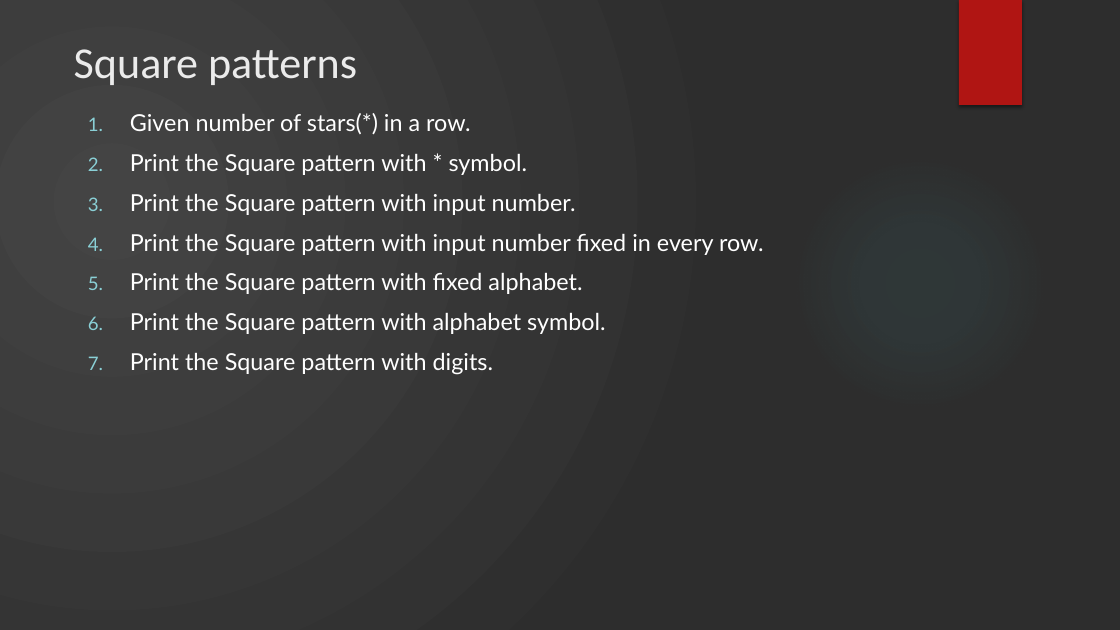
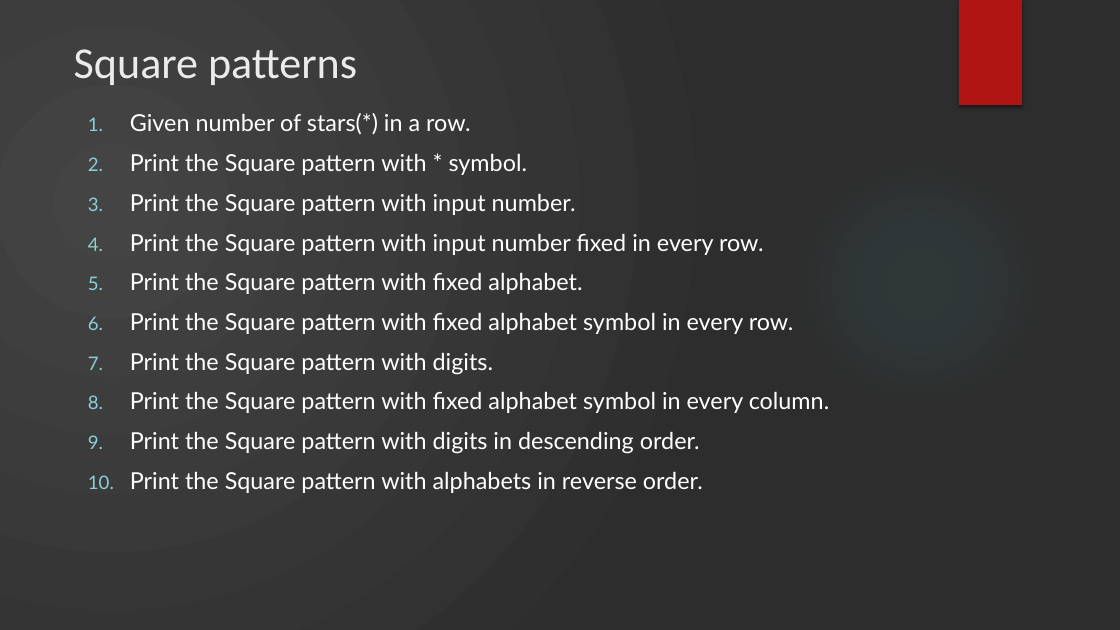
Before and after one commit to BhaskarBerry/PatternsUsingPython, a slide deck: slide 2 of Resources/Python patterns.pptx. Drawn at 1120x630 pixels with LibreOffice and Linux fonts; fonts in the diff are those of the drawing; background and template pictures are left out. Boxes give left, top, right and bottom in pixels: in the first picture for what was removed or moved away, otherwise in the second. Text is boxed around its words. In the diff, an @@ line names an element or a change of style, - is before the commit and + after.

Commit message:
Adding the square pattern

```diff
--- a/Resources/Python patterns.pptx
+++ b/Resources/Python patterns.pptx
@@ text at (130, 313, 794, 334): text changed @@
-6. Print the Square pattern with alphabet symbol.
+6. Print the Square pattern with fixed alphabet symbol in every row.
@@ text at (130, 392, 829, 493): paragraphs added @@
+8. Print the Square pattern with fixed alphabet symbol in every column.
+9. Print the Square pattern with digits in descending order.
+10. Print the Square pattern with alphabets in reverse order.
```
Also in this commit, not shown: 10 other files.
